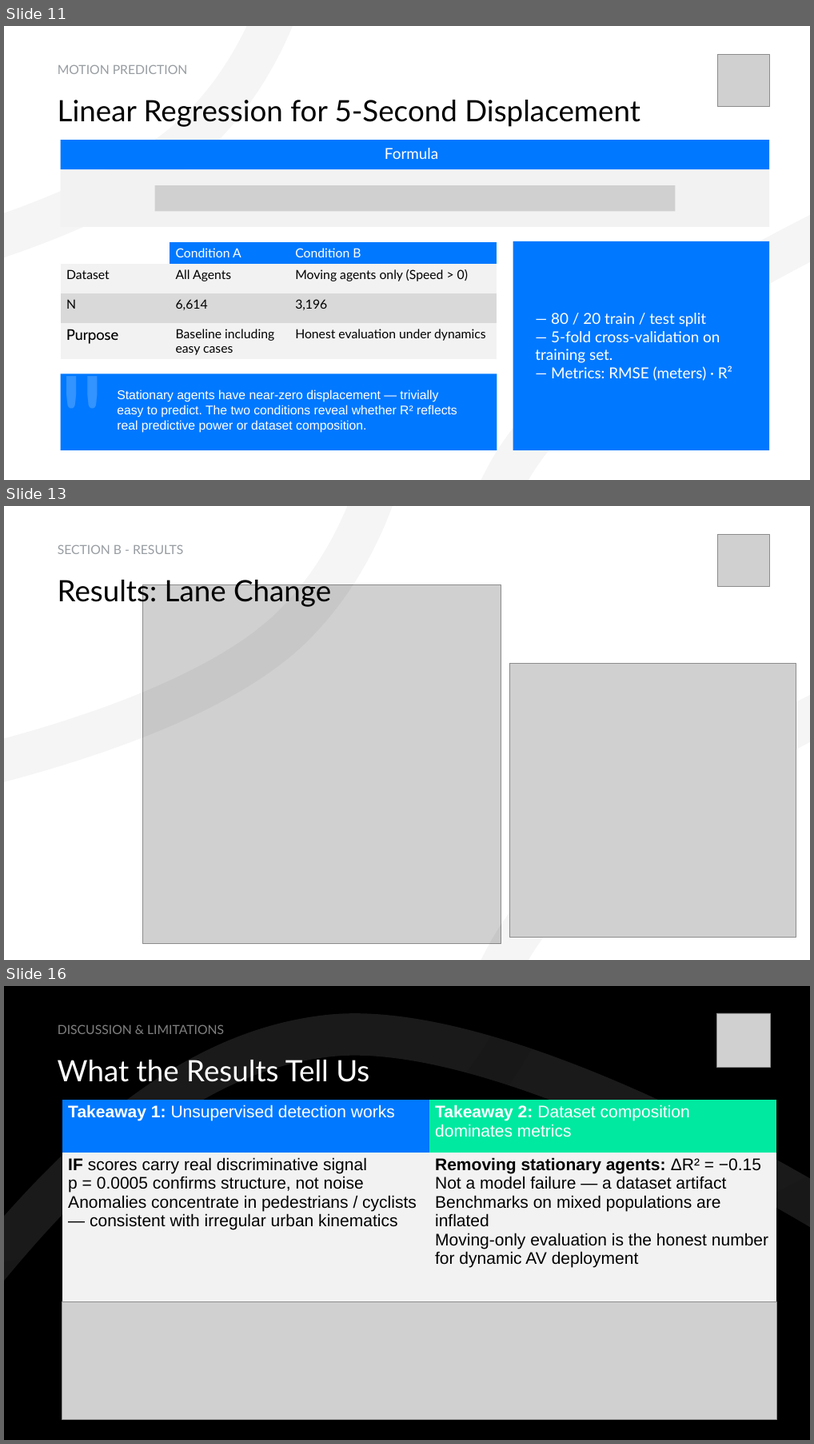
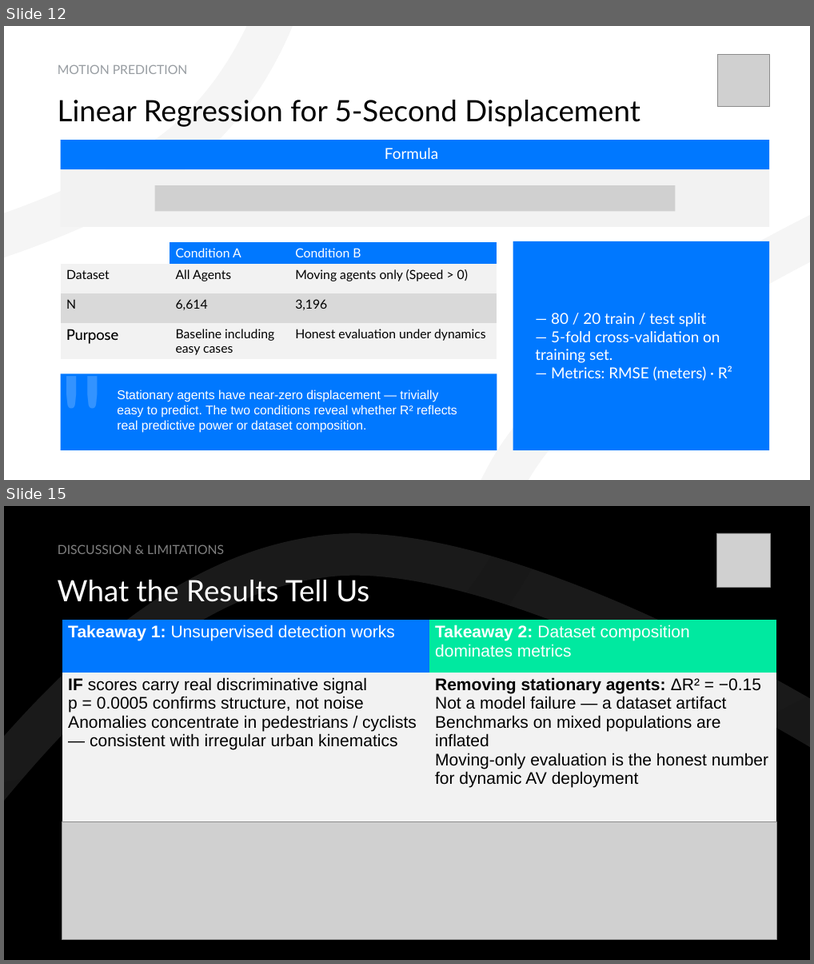
Before and after one commit to pstepanovum/womd-unsupervised-anomaly-detection, a slide deck: docs/presentation/Unsupervised Statistical Learning for Kinematic Anomaly Detection in Autonomous Driving Scenarios.pptx. Shown one above the other, each under a label of ours: slides 11, 13 and 16 before the commit, slides 12 and 15 after it; the slides between them are not shown. The pictures are 814x1444 and 814x964 pixels, drawn with LibreOffice and Linux fonts; fonts in the diff are those of the drawing; grey boxes stand for pictures; background and template pictures are left out. Boxes give left, top, right and bottom in pixels: in the first picture for what was removed or moved away, otherwise in the second. Text is boxed around its words. In the diff, an @@ line names an element or a change of style, - is before the commit and + after.

```diff
--- a/docs/presentation/Unsupervised Statistical Learning for Kinematic Anomaly Detection in Autonomous Driving Scenarios.pptx
+++ b/docs/presentation/Unsupervised Statistical Learning for Kinematic Anomaly Detection in Autonomous Driving Scenarios.pptx
@@ slide 13 removed at (x1=4, y1=506, x2=810, y2=960), background #FFFFFF @@
@@ freeform shape removed at (x1=4, y1=506, x2=698, y2=960) @@
@@ freeform shape removed at (x1=200, y1=506, x2=810, y2=960) @@
@@ title removed at (x1=58, y1=545, x2=183, y2=554) @@
-SECTION B - RESULTS
@@ picture removed at (x1=718, y1=535, x2=770, y2=587) @@
@@ text removed at (x1=58, y1=576, x2=331, y2=607) @@
-Results: Lane Change
@@ picture removed at (x1=143, y1=584, x2=502, y2=943) @@
@@ picture removed at (x1=510, y1=664, x2=797, y2=936) @@
@@ what was slide 11 is now slide 12 @@
@@ what was slide 16 is now slide 15 @@
```
Also in this commit, not shown: 2 slides changed, 1 slide added, 1 other slide removed, 2 other files.
